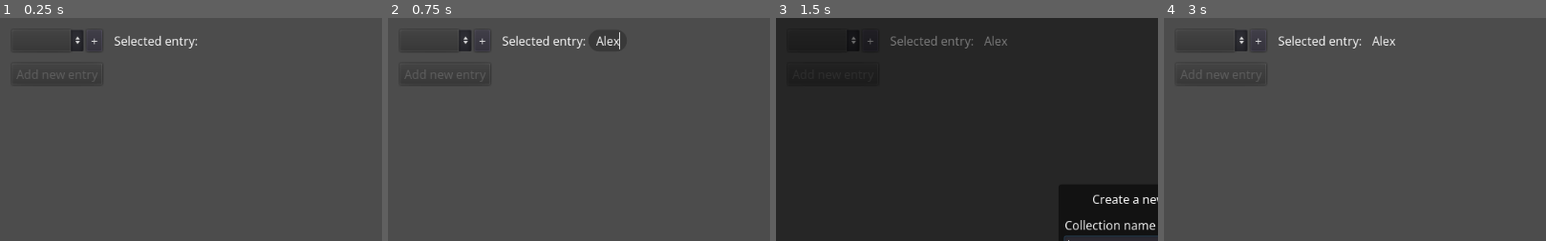
Above: before the commit, frames 1-4 (left to right).
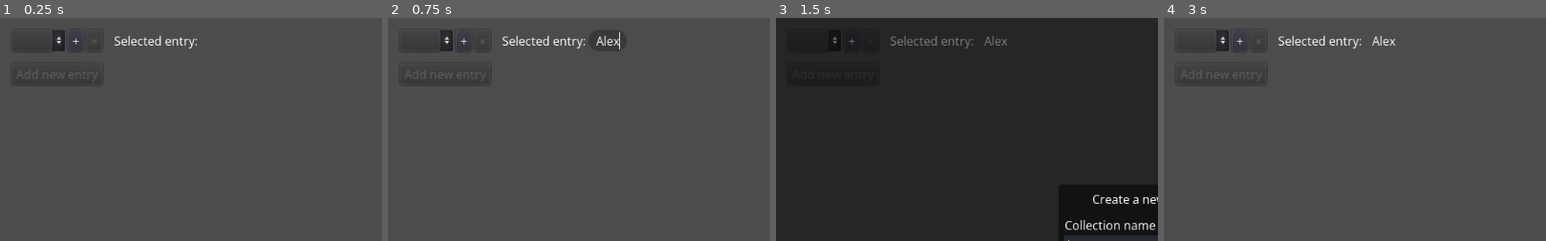
Above: after the commit, the same moments.

Repository: b7g/warm_bee
Game: Godot game, scene res://warm_bee.tscn
Two runs of this game, one before a commit and one after it. Both use one fixed random seed, a clock stepped at 60 frames per second and the inputs below.
Inputs (mouse positions are % of the whole screen's width and height, from its top left):
- Up to frame 1 (0.25 s): no input
- Up to frame 2 (0.75 s): click (28, 5) at 0.52 s; type "Alex" at 0.6 s
- Up to frame 3 (1.5 s): click "+" at 1.25 s
- Up to frame 4 (3 s): click (50, 52) at 2.02 s; type "Alex" at 2.1 s; click "Cancel" at 2.75 s
The pictures show only the part of the screen within x 0-50%, y 0-50%; the shares and areas given below are measured in that part.

The runs differ from the first frame. In frame 1, 0.3% of the frame differs, in the area x 13-26%, y 5-15%; in frame 2, 0.3%; in frame 3, less than 0.1%; in frame 4, 0.3%.

Commit message:
Added option to delete collections

Diff:
--- a/godot/singleton/data.gd
+++ b/godot/singleton/data.gd
@@ -13,8 +13,7 @@
 
 func set_interface_ref(interface: Control) -> void:
 	_interface = interface
-	if not _collections.empty():
-		_select_collection(_collections.front())
+	_select_first_collection()
 
 
 func create_collection(c_name: String) -> void:
@@ -96,7 +95,13 @@
 
 
 func get_entries_of_selected_collection() -> Array:
+	if _selected_collection.empty():
+		return []
 	return _selected_collection["entries"].duplicate()
+
+
+func get_collection_name() -> String:
+	return _selected_collection["name"]
 
 
 func get_entry_name() -> String:
@@ -131,6 +136,19 @@
 	FileIO.save_data_delayed()
 
 
+func delete_collection() -> void:
+	var delete_collection_id: int = _selected_collection["id"]
+	for collection_index in _collections.size():
+		var collection: Dictionary = _collections[collection_index]
+		if collection["id"] == delete_collection_id:
+			_collections.remove(collection_index)
+			_selected_collection = {}
+			_select_first_collection()
+			_interface.collection_deleted()
+			FileIO.save_data_delayed()
+			break
+
+
 func delete_entry() -> void:
 	var delete_entry_id: int = _selected_entry["id"]
 	for entry_index in _selected_collection["entries"].size():
@@ -147,6 +165,11 @@
 	return _collections.duplicate()
 
 
+func _select_first_collection() -> void:
+	if not _collections.empty():
+		_select_collection(_collections.front())
+
+
 func _select_collection(collection: Dictionary) -> void:
 	_selected_collection = collection
 	_interface.collection_selected(_selected_collection)
--- /dev/null
+++ b/godot/ui/dialog/delete_collection.gd
@@ -0,0 +1,22 @@
+extends ColorRect
+
+var _collection_name: String
+
+onready var _label_desc: Label = $CC/PC/VC/LabelDesc
+
+
+func _ready() -> void:
+	_label_desc.text = _label_desc.text % _collection_name
+
+
+func set_collection_name(collection_name: String) -> void:
+	_collection_name = collection_name
+
+
+func _on_ButtonDelete_pressed() -> void:
+	Data.delete_collection()
+	queue_free()
+
+
+func _on_ButtonCancel_pressed() -> void:
+	queue_free()
--- /dev/null
+++ b/godot/ui/dialog/delete_collection.tscn
@@ -0,0 +1,62 @@
+[gd_scene load_steps=3 format=2]
+
+[ext_resource path="res://ui/dialog/delete_collection.gd" type="Script" id=1]
+[ext_resource path="res://ui/panel_dialog.tres" type="StyleBox" id=2]
+
+[node name="DeleteCollectionDialog" type="ColorRect"]
+anchor_right = 1.0
+anchor_bottom = 1.0
+color = Color( 0, 0, 0, 0.501961 )
+script = ExtResource( 1 )
+__meta__ = {
+"_edit_lock_": true
+}
+
+[node name="CC" type="CenterContainer" parent="."]
+anchor_right = 1.0
+anchor_bottom = 1.0
+__meta__ = {
+"_edit_lock_": true
+}
+
+[node name="PC" type="PanelContainer" parent="CC"]
+margin_left = 379.0
+margin_top = 269.0
+margin_right = 645.0
+margin_bottom = 331.0
+custom_styles/panel = ExtResource( 2 )
+
+[node name="VC" type="VBoxContainer" parent="CC/PC"]
+margin_left = 8.0
+margin_top = 8.0
+margin_right = 258.0
+margin_bottom = 54.0
+custom_constants/separation = 12
+
+[node name="LabelDesc" type="Label" parent="CC/PC/VC"]
+margin_right = 250.0
+margin_bottom = 14.0
+rect_min_size = Vector2( 250, 0 )
+text = "Delete collection “%s”?"
+align = 1
+
+[node name="HC" type="HBoxContainer" parent="CC/PC/VC"]
+margin_top = 26.0
+margin_right = 250.0
+margin_bottom = 46.0
+alignment = 1
+
+[node name="ButtonDelete" type="Button" parent="CC/PC/VC/HC"]
+margin_left = 68.0
+margin_right = 123.0
+margin_bottom = 20.0
+text = "Delete"
+
+[node name="ButtonCancel" type="Button" parent="CC/PC/VC/HC"]
+margin_left = 127.0
+margin_right = 181.0
+margin_bottom = 20.0
+text = "Cancel"
+
+[connection signal="pressed" from="CC/PC/VC/HC/ButtonDelete" to="." method="_on_ButtonDelete_pressed"]
+[connection signal="pressed" from="CC/PC/VC/HC/ButtonCancel" to="." method="_on_ButtonCancel_pressed"]
--- a/godot/warm_bee.gd
+++ b/godot/warm_bee.gd
@@ -1,6 +1,7 @@
 extends Control
 
 var _dialog_add_collection_res: Resource = preload("res://ui/dialog/add_collection.tscn")
+var _dialog_delete_collection_res: Resource = preload("res://ui/dialog/delete_collection.tscn")
 var _dialog_add_entry_res: Resource = preload("res://ui/dialog/add_entry.tscn")
 var _dialog_delete_entry_res: Resource = preload("res://ui/dialog/delete_entry.tscn")
 var _dialog_ce_list_item_res: Resource = preload("res://ui/dialog/create_or_edit_list_item.tscn")
@@ -14,6 +15,7 @@
 var _entry_content: Control
 
 onready var _opt_collections: OptionButton = $MC/HC/VC/HC/OptCollections
+onready var _btn_delete_collection: Button = $MC/HC/VC/HC/ButtonDeleteCollection
 onready var _entry_list: VBoxContainer = $MC/HC/VC/SCEntries/VC
 onready var _btn_add_entry: Button = $MC/HC/VC/ButtonAddEntry
 onready var _label_entry_type: Label = $MC/HC/VC2/MC/HC/LabelEntryType
@@ -50,6 +52,12 @@
 			break
 
 
+func collection_deleted() -> void:
+	display_collections()
+	_clear_entry_space()
+	_display_entries()
+
+
 func entry_deleted() -> void:
 	_display_entries()
 	_clear_entry_space()
@@ -59,8 +67,9 @@
 	_opt_collections.clear()
 	var collections: Array = Data.get_collections()
 	var no_collection: bool = collections.empty()
+	_opt_collections.disabled = no_collection
+	_btn_delete_collection.disabled = no_collection
 	_btn_add_entry.disabled = no_collection
-	_opt_collections.disabled = no_collection
 	for collection in collections:
 		_opt_collections.add_item(collection["name"])
 		var item_index: int = _opt_collections.get_item_count() - 1
@@ -140,3 +149,9 @@
 	var dialog_delete_entry: Control = _dialog_delete_entry_res.instance()
 	dialog_delete_entry.set_entry_name(Data.get_entry_name())
 	add_child(dialog_delete_entry)
+
+
+func _on_ButtonDeleteCollection_pressed() -> void:
+	var dialog_delete_collection: Control = _dialog_delete_collection_res.instance()
+	dialog_delete_collection.set_collection_name(Data.get_collection_name())
+	add_child(dialog_delete_collection)
--- a/godot/warm_bee.tscn
+++ b/godot/warm_bee.tscn
@@ -35,16 +35,22 @@
 margin_bottom = 29.0
 
 [node name="OptCollections" type="OptionButton" parent="MC/HC/VC/HC"]
-margin_right = 96.0
+margin_right = 71.0
 margin_bottom = 29.0
 size_flags_horizontal = 3
 disabled = true
 
 [node name="ButtonAddCollection" type="Button" parent="MC/HC/VC/HC"]
+margin_left = 75.0
+margin_right = 96.0
+margin_bottom = 29.0
+text = "+"
+
+[node name="ButtonDeleteCollection" type="Button" parent="MC/HC/VC/HC"]
 margin_left = 100.0
 margin_right = 121.0
 margin_bottom = 29.0
-text = "+"
+text = "×"
 
 [node name="Spacer" type="MarginContainer" parent="MC/HC/VC"]
 margin_top = 29.0
@@ -118,5 +124,6 @@
 
 [connection signal="item_selected" from="MC/HC/VC/HC/OptCollections" to="." method="_on_OptCollections_item_selected"]
 [connection signal="pressed" from="MC/HC/VC/HC/ButtonAddCollection" to="." method="_on_ButtonAddCollection_pressed"]
+[connection signal="pressed" from="MC/HC/VC/HC/ButtonDeleteCollection" to="." method="_on_ButtonDeleteCollection_pressed"]
 [connection signal="pressed" from="MC/HC/VC/ButtonAddEntry" to="." method="_on_ButtonAddEntry_pressed"]
 [connection signal="pressed" from="MC/HC/VC2/MC/HC/ButtonDeleteEntry" to="." method="_on_ButtonDeleteEntry_pressed"]
